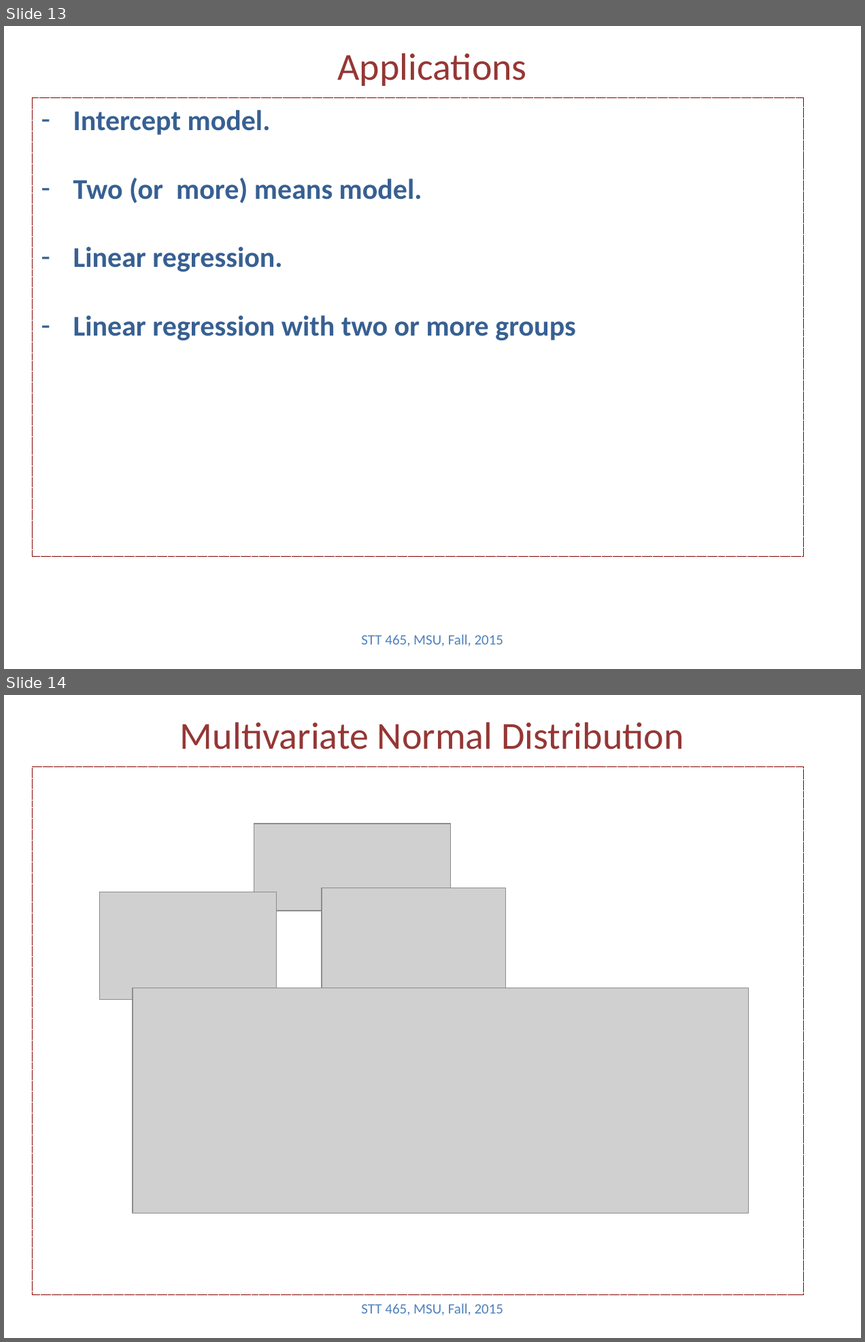
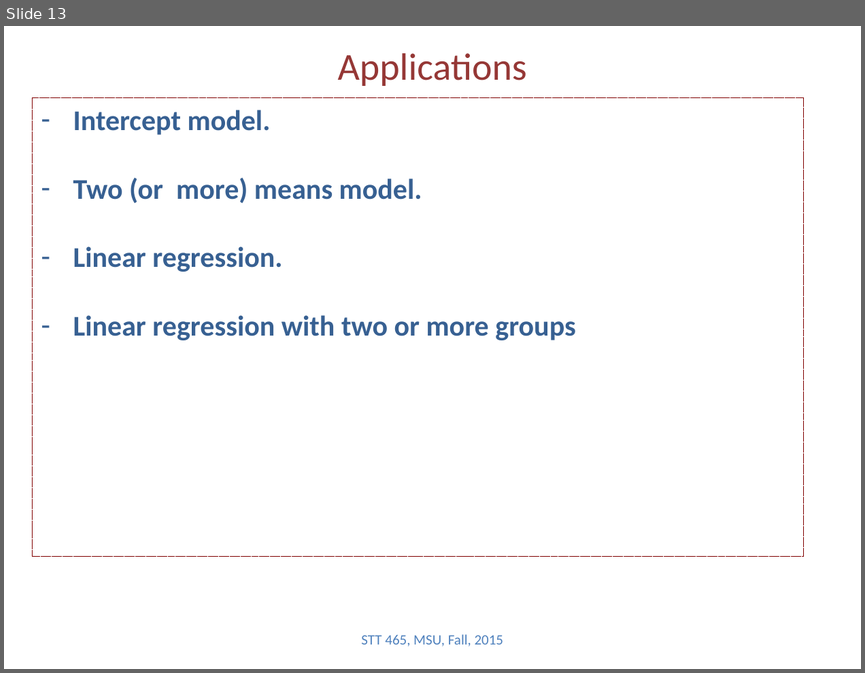
Before and after one commit to Boukos/STT465, a slide deck: STT465_9.pptx. Shown one above the other, each under a label of ours: slides 13 and 14 before the commit, slide 13 after it. The pictures are 865x1342 and 865x673 pixels, drawn with LibreOffice and Linux fonts; fonts in the diff are those of the drawing; grey boxes stand for pictures. Boxes give left, top, right and bottom in pixels: in the first picture for what was removed or moved away, otherwise in the second. Text is boxed around its words. In the diff, an @@ line names an element or a change of style, - is before the commit and + after.

```diff
--- a/STT465_9.pptx
+++ b/STT465_9.pptx
@@ slide 14 removed at (4, 695, 861, 1338), background #FFFFFF @@
@@ title removed at (180, 722, 684, 749) @@
-Multivariate Normal Distribution
@@ rectangle removed at (33, 766, 804, 1294) @@
@@ picture removed at (254, 824, 451, 911) @@
@@ picture removed at (100, 892, 277, 999) @@
@@ picture removed at (322, 888, 506, 995) @@
@@ picture removed at (133, 988, 749, 1213) @@
@@ text removed at (361, 1303, 504, 1315) @@
-STT 465, MSU, Fall, 2015
```
Also in this commit, not shown: 1 slide changed, 3 other slides removed, 3 other files.
